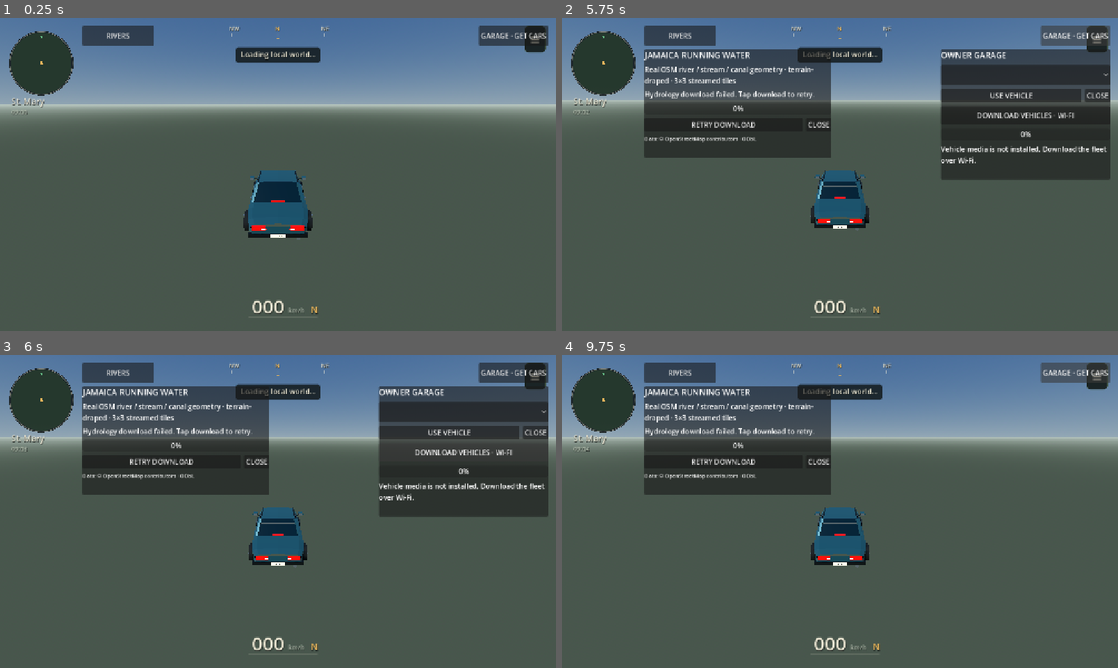
Above: before the commit, frames 1-4 (two rows, left to right).
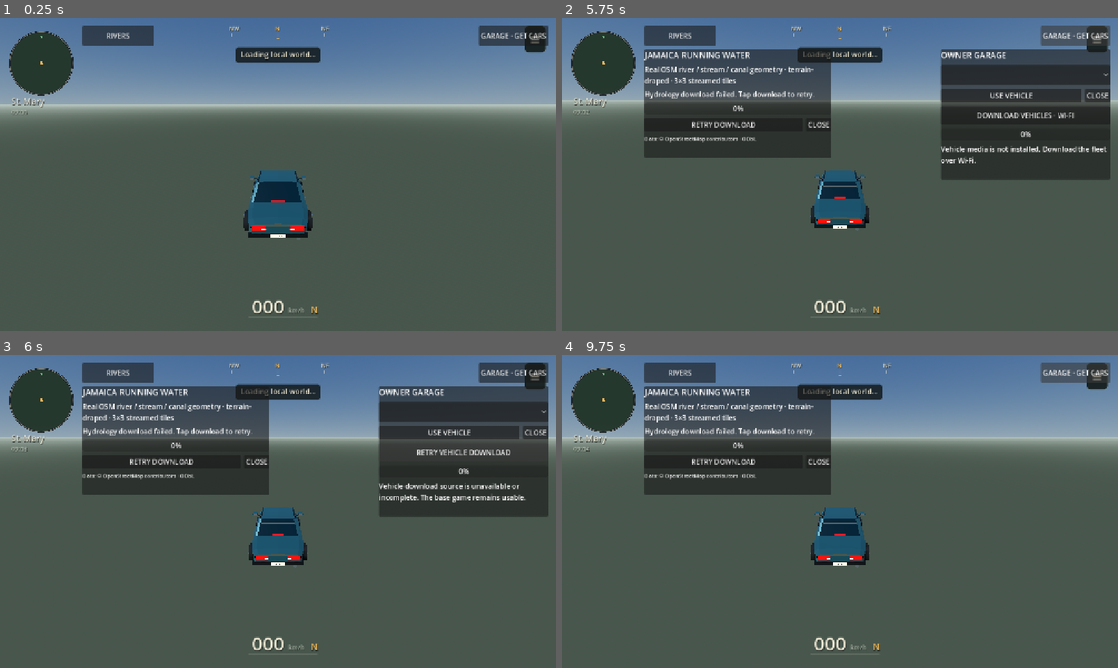
Above: after the commit, the same moments.

Repository: rell28194-rgb/yardman
Game: Godot game, scene res://main.tscn
Same seed, same stepped clock (60 frames per second), same inputs: the game is played once before the commit and once after it.
Inputs (mouse positions are in pixels of both pictures, inside the frame that each line leads up to):
- Up to frame 1 (0.25 s): no input
- Up to frame 2 (5.75 s): tap Enter at 0.5 s; move the mouse to (962, 158) at 0.52 s; hold Right (ui_right) 0.53-1.25 s; tap E at 0.6 s; click (962, 158) at 0.67 s; tap Space at 0.77 s; click "RIVERS" at 1.25 s; click "DOWNLOAD RUNNING WATER" at 2 s; click "RETRY DOWNLOAD" at 2.75 s; click "RETRY DOWNLOAD" at 3.5 s; click "RETRY DOWNLOAD" at 4.25 s; click "GARAGE · GET CARS" at 5 s
- Up to frame 3 (6 s): click "DOWNLOAD VEHICLES · WI-FI" at 5.75 s
- Up to frame 4 (9.75 s): click "DOWNLOAD VEHICLES · WI-FI" (after the commit: "RETRY VEHICLE DOWNLOAD") at 6.5 s; click "DOWNLOAD VEHICLES · WI-FI" (after the commit: "RETRY VEHICLE DOWNLOAD") at 7.25 s; click "DOWNLOAD VEHICLES · WI-FI" (after the commit: "RETRY VEHICLE DOWNLOAD") at 8 s; click "USE VEHICLE" at 8.75 s; click "≡" at 9.5 s

Frames 1-2 are identical in both runs. In frame 3, 0.8% of the frame differs, in the area x 68-98%, y 30-48%; in frame 4, nothing differs.
Error in both runs: Invalid assignment of property or key 'keep_partial_download' with value of type 'bool' on a base object of type 'HTTPRequest'. (res://scripts/environment_cont…

Commit message:
vehicles: make remote fleet downloader Godot 4.7 safe

Diff:
--- a/godot/scripts/remote_fleet_runtime.gd
+++ b/godot/scripts/remote_fleet_runtime.gd
@@ -16,7 +16,6 @@
 var _http: HTTPRequest
 var _state := "idle"
 var _message := "Vehicle pack not installed."
-var _resume_offset: int = 0
 var _last_progress_emit_msec: int = 0
 
 func _ready() -> void:
@@ -29,7 +28,6 @@
     _http.download_chunk_size = 262144
     _http.max_redirects = 8
     _http.timeout = 0.0
-    _http.keep_partial_download = true
     _http.request_completed.connect(_on_request_completed)
     add_child(_http)
     set_process(true)
@@ -45,7 +43,7 @@
     if now - _last_progress_emit_msec < 200:
         return
     _last_progress_emit_msec = now
-    var downloaded: int = _resume_offset + maxi(_http.get_downloaded_bytes(), 0)
+    var downloaded: int = maxi(int(_http.get_downloaded_bytes()), 0)
     progress_changed.emit(mini(downloaded, PACK_BYTES), PACK_BYTES)
 
 func get_state() -> String:
@@ -69,24 +67,12 @@
         return true
     if _state in ["downloading", "verifying", "installing"]:
         return false
-
-    _resume_offset = 0
-    var headers := PackedStringArray()
     if FileAccess.file_exists(ARCHIVE_PATH):
-        var existing := FileAccess.open(ARCHIVE_PATH, FileAccess.READ)
-        if existing != null:
-            _resume_offset = int(existing.get_length())
-        if _resume_offset <= 0 or _resume_offset >= PACK_BYTES:
-            DirAccess.remove_absolute(ProjectSettings.globalize_path(ARCHIVE_PATH))
-            _resume_offset = 0
-        else:
-            headers.append("Range: bytes=%d-" % _resume_offset)
-
+        DirAccess.remove_absolute(ProjectSettings.globalize_path(ARCHIVE_PATH))
     _http.download_file = ARCHIVE_PATH
-    _http.append_to_download_file = _resume_offset > 0
     _set_state("downloading", "Downloading vehicle pack… keep the game open and stay on Wi-Fi.")
-    progress_changed.emit(_resume_offset, PACK_BYTES)
-    var err := _http.request(PACK_URL, headers)
+    progress_changed.emit(0, PACK_BYTES)
+    var err := _http.request(PACK_URL)
     if err != OK:
         _set_state("error", "Could not start vehicle download (%s)." % error_string(err))
         return false
@@ -95,29 +81,27 @@
 func cancel_download() -> void:
     if _state == "downloading" and _http != null:
         _http.cancel_request()
-        _set_state("idle", "Vehicle download paused. Tap download to resume.")
+        _set_state("idle", "Vehicle download stopped. Tap download to restart.")
 
 func _on_request_completed(result: int, response_code: int, _headers: PackedStringArray, _body: PackedByteArray) -> void:
-    if result != HTTPRequest.RESULT_SUCCESS or response_code not in [200, 206]:
-        _set_state("error", "Vehicle download failed. Tap download to resume.")
+    if result != HTTPRequest.RESULT_SUCCESS or response_code != 200:
+        _set_state("error", "Vehicle download source is unavailable or incomplete. The base game remains usable.")
         return
     if not FileAccess.file_exists(ARCHIVE_PATH):
         _set_state("error", "Vehicle download finished without a file.")
         return
-
     var handle := FileAccess.open(ARCHIVE_PATH, FileAccess.READ)
     var size: int = int(handle.get_length()) if handle != null else -1
     if size != PACK_BYTES:
-        _set_state("error", "Vehicle download is incomplete (%d / %d bytes). Tap download to resume." % [maxi(size, 0), PACK_BYTES])
+        DirAccess.remove_absolute(ProjectSettings.globalize_path(ARCHIVE_PATH))
+        _set_state("error", "Vehicle download is incomplete (%d / %d bytes)." % [maxi(size, 0), PACK_BYTES])
         return
-
     _set_state("verifying", "Verifying vehicle pack…")
     var digest := FileAccess.get_sha256(ARCHIVE_PATH).to_lower()
     if digest != PACK_SHA256:
         DirAccess.remove_absolute(ProjectSettings.globalize_path(ARCHIVE_PATH))
         _set_state("error", "Vehicle pack verification failed. The bad download was discarded.")
         return
-
     _set_state("installing", "Installing vehicles…")
     if not _extract_archive():
         _set_state("error", "Vehicle pack could not be installed.")
@@ -125,7 +109,6 @@
     if not FileAccess.file_exists(MANIFEST_PATH):
         _set_state("error", "Vehicle pack manifest is missing after install.")
         return
-
     var marker_file := FileAccess.open(MARKER_PATH, FileAccess.WRITE)
     if marker_file == null:
         _set_state("error", "Could not save vehicle installation state.")
